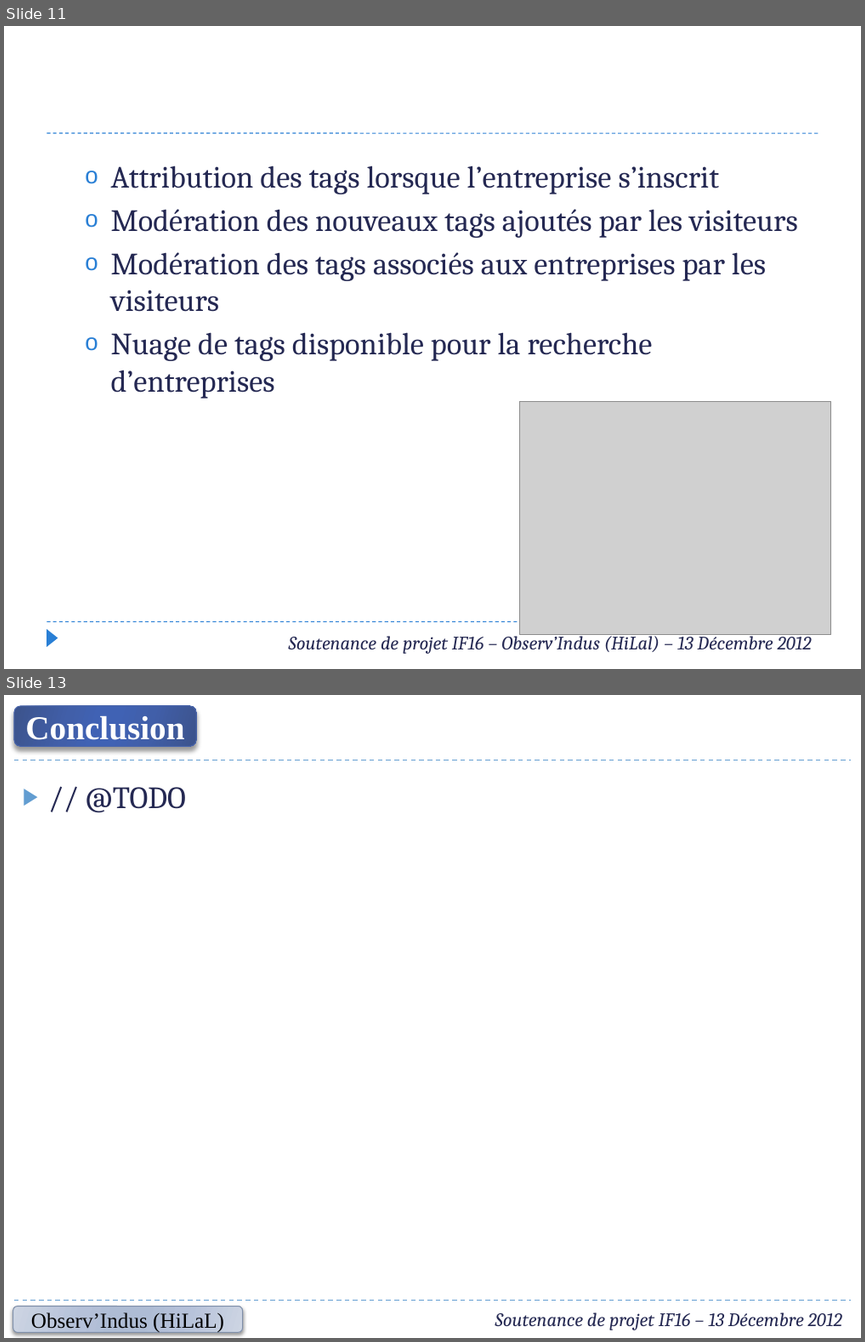
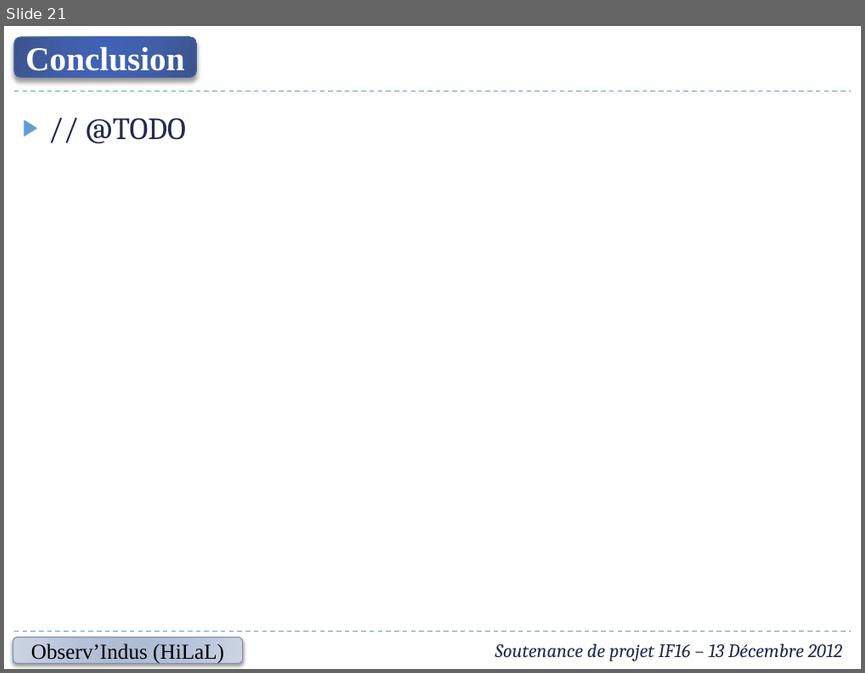
Before and after one commit to cahier/Observ, a slide deck: Presentations/IF16 - Soutenance (2012-12-13).pptx. Shown one above the other, each under a label of ours: slides 11 and 13 before the commit, slide 21 after it; the slides between them are not shown. The pictures are 865x1342 and 865x673 pixels, drawn with LibreOffice and Linux fonts; fonts in the diff are those of the drawing; grey boxes stand for pictures. Boxes give left, top, right and bottom in pixels: in the first picture for what was removed or moved away, otherwise in the second. Text is boxed around its words. In the diff, an @@ line names an element or a change of style, - is before the commit and + after.

Commit message:
Diaporama soutenance (premiere version)

```diff
--- a/Presentations/IF16 - Soutenance (2012-12-13).pptx
+++ b/Presentations/IF16 - Soutenance (2012-12-13).pptx
@@ slide 11 removed at <box>4,26,861,669</box>, background #FFFFFF @@
@@ line removed from (46, 133) to (818, 133) @@
@@ text removed at <box>111,165,798,398</box> @@
-  o Attribution des tags lorsque l’entreprise s’inscrit
-  o Modération des nouveaux tags ajoutés par les visiteurs
-  o Modération des tags associés aux entreprises par les visiteurs
-  o Nuage de tags disponible pour la recherche d’entreprises
@@ picture removed at <box>520,402,831,635</box> @@
@@ line removed from (46, 622) to (818, 622) @@
@@ triangle removed at <box>46,629,58,646</box> @@
@@ text removed at <box>289,631,812,653</box> @@
-Soutenance de projet IF16 – Observ’Indus (HiLal) – 13 Décembre 2012
@@ what was slide 13 is now slide 21 @@
```
Also in this commit, not shown: 4 slides changed, 10 slides added, 1 other slide removed.
